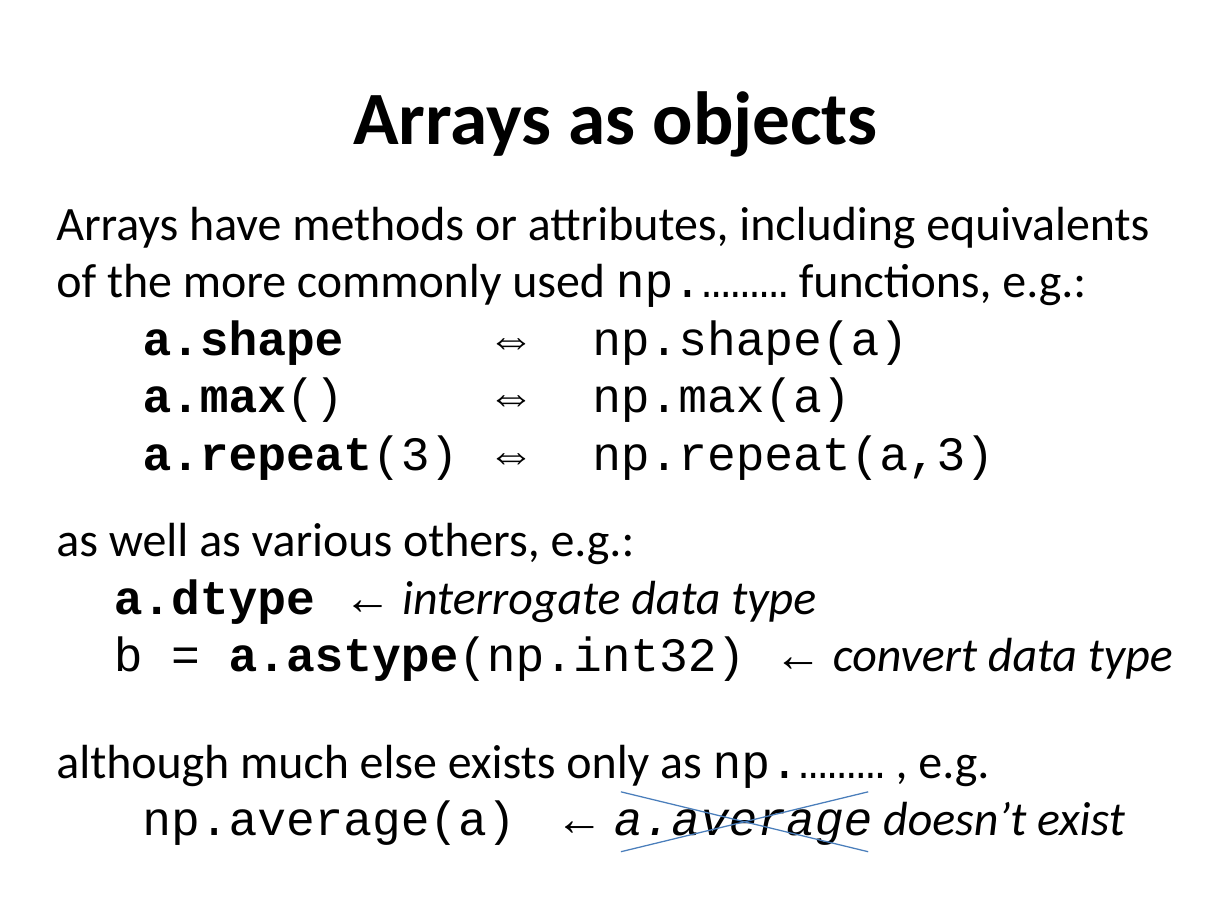
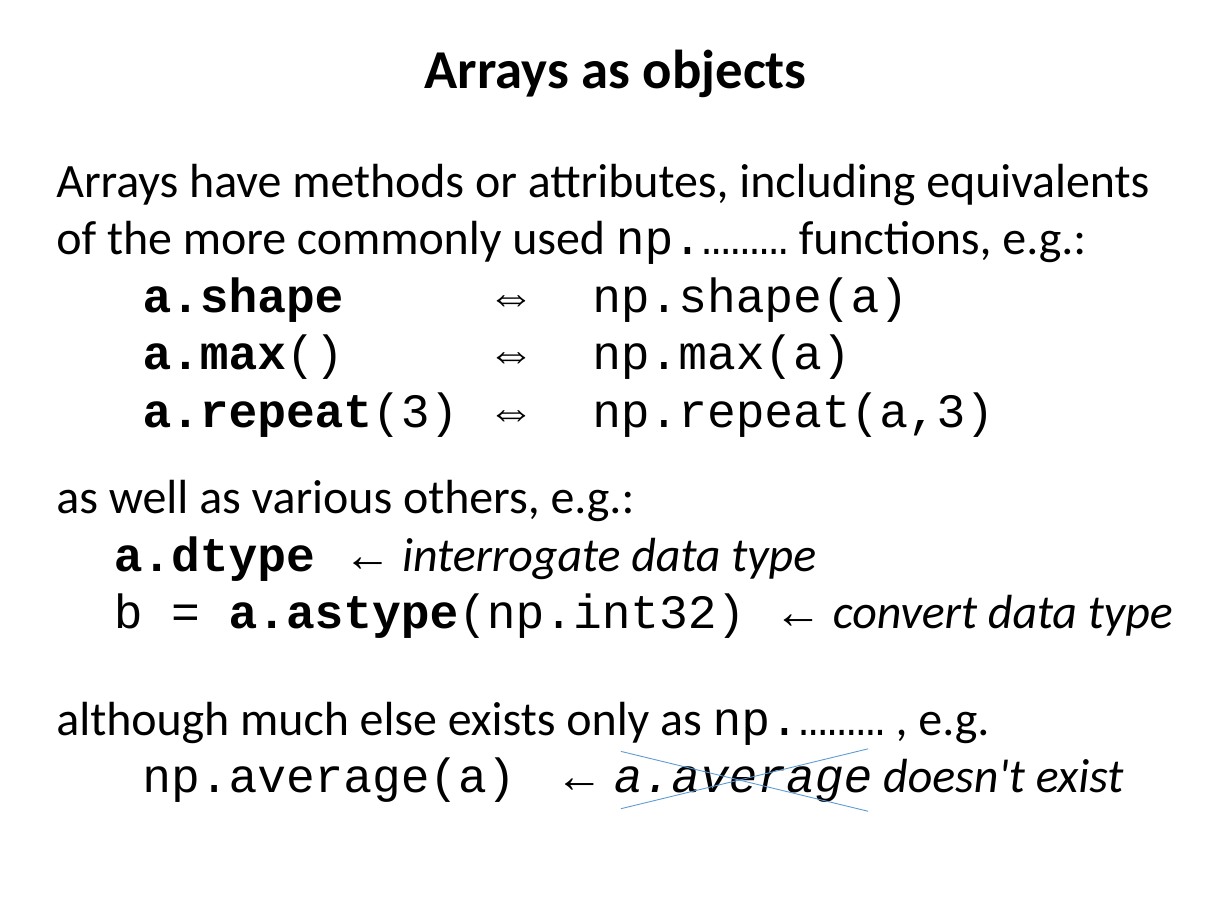
Before and after one commit to ncasuk/ncas-isc, a slide deck: slide 16 of python/presentations/handling_arrays/numpy.ppt (slide 17 before the commit). Drawn at 1232x924 pixels with LibreOffice and Linux fonts; fonts in the diff are those of the drawing; background and template pictures are left out. Boxes give left, top, right and bottom in pixels: in the first picture for what was removed or moved away, otherwise in the second. Text is boxed around its words. In the diff, an @@ line names an element or a change of style, - is before the commit and + after.

```diff
--- a/python/presentations/handling_arrays/numpy.ppt
+++ b/python/presentations/handling_arrays/numpy.ppt
@@ title "Arrays as objects" at (425, 49, 807, 98): size 44 to 32 pt; line spacing 1 to 0.9 @@
@@ 1 text, 1 title, 1 line: place and size @@
-1 text, 1 title, 1 line at (56, 91, 1173, 851)
+1 text, 1 title, 1 line at (56, 49, 1173, 808)
@@ line (869, 749) - (621, 808): stroke #4A7EBB 0.74 pt to #5B9BD5 0.51 pt @@
@@ text at (142, 758, 1124, 806): text changed @@
-np.average(a) ← a.average doesn’t exist
+np.average(a) ← a.average doesn't exist
@@ line moved from (621, 792) - (869, 851) to (621, 752) - (869, 812) @@
@@ line (621, 752) - (869, 812): stroke #4A7EBB 0.74 pt to #5B9BD5 0.51 pt @@
```
Also in this commit, not shown: 35 other slides changed, 1 slide removed.
